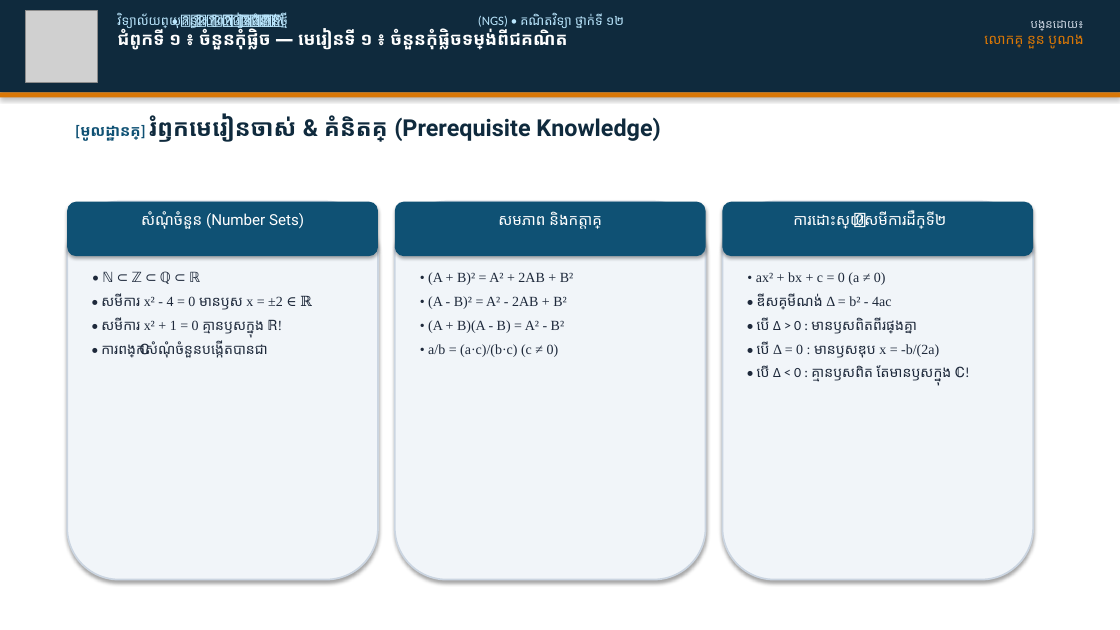
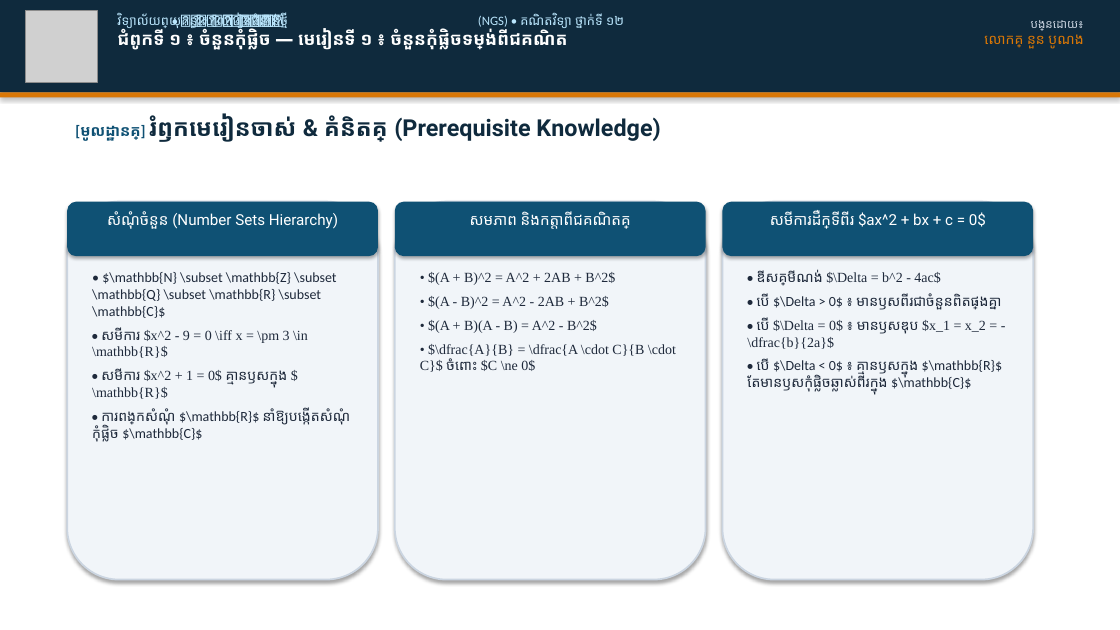
Before and after one commit to nuonbonorng8888-beep/teacher-dashboard, a slide deck: slide 4 of slides/ជំពូកទី១_មេរៀនទី១_ចំនួនកុំផ្លិចទម្រង់ពីជគណិត.pptx (slide 3 before the commit). Drawn at 1120x630 pixels with LibreOffice and Linux fonts; fonts in the diff are those of the drawing; grey boxes stand for pictures. Boxes give left, top, right and bottom in pixels: in the first picture for what was removed or moved away, otherwise in the second. Text is boxed around its words. In the diff, an @@ line names an element or a change of style, - is before the commit and + after.

```diff
--- a/slides/ជំពូកទី១_មេរៀនទី១_ចំនួនកុំផ្លិចទម្រង់ពីជគណិត.pptx
+++ b/slides/ជំពូកទី១_មេរៀនទី១_ចំនួនកុំផ្លិចទម្រង់ពីជគណិត.pptx
@@ text at box(107, 211, 338, 229): text changed @@
-សំណុំចំនួន (Number Sets)
+សំណុំចំនួន (Number Sets Hierarchy)
@@ text at box(470, 211, 854, 229): text changed @@
-សមភាព និងកត្តាគ្រឹះ
+សមភាព និងកត្តាពីជគណិតគ្រឹះ
@@ text at box(770, 211, 986, 229): text changed @@
-ការដោះស្រាយសមីការដឺក្រេទី ២
+សមីការដឺក្រេទីពីរ $ax^2 + bx + c = 0$
@@ text at box(747, 269, 1002, 392): text changed; font Times New Roman to Calibri @@
-• ax² + bx + c = 0 (a ≠ 0)
-• ឌីសគ្រីមីណង់ Δ = b² - 4ac
-• បើ Δ > 0 : មានឫសពិតពីរផ្សេងគ្នា
-• បើ Δ = 0 : មានឫសឌុប x = -b/(2a)
-• បើ Δ < 0 : គ្មានឫសពិត តែមានឫសក្នុង ℂ!
+• ឌីសគ្រីមីណង់ $\Delta = b^2 - 4ac$
+• បើ $\Delta > 0$ ៖ មានឫសពីរជាចំនួនពិតផ្សេងគ្នា
+• បើ $\Delta = 0$ ៖ មានឫសឌុប $x_1 = x_2 = -\dfrac{b}{2a}$
+• បើ $\Delta < 0$ ៖ គ្មានឫសក្នុង $\mathbb{R}$ តែមានឫសកុំផ្លិចឆ្លាស់ពីរក្នុង $\mathbb{C}$
@@ text at box(92, 272, 346, 442): text changed; font Times New Roman to Calibri @@
-• ℕ ⊂ ℤ ⊂ ℚ ⊂ ℝ
-• សមីការ x² - 4 = 0 មានឫស x = ±2 ∈ ℝ
-• សមីការ x² + 1 = 0 គ្មានឫសក្នុង ℝ!
-• ការពង្រីកសំណុំចំនួនបង្កើតបានជា ℂ
+• $\mathbb{N} \subset \mathbb{Z} \subset \mathbb{Q} \subset \mathbb{R} \subset \mathbb{C}$
+• សមីការ $x^2 - 9 = 0 \iff x = \pm 3 \in \mathbb{R}$
+• សមីការ $x^2 + 1 = 0$ គ្មានឫសក្នុង $\mathbb{R}$
+• ការពង្រីកសំណុំ $\mathbb{R}$ នាំឱ្យបង្កើតសំណុំកុំផ្លិច $\mathbb{C}$
@@ text at box(420, 272, 676, 372): text changed @@
-• (A + B)² = A² + 2AB + B²
-• (A - B)² = A² - 2AB + B²
-• (A + B)(A - B) = A² - B²
-• a/b = (a·c)/(b·c) (c ≠ 0)
+• $(A + B)^2 = A^2 + 2AB + B^2$
+• $(A - B)^2 = A^2 - 2AB + B^2$
+• $(A + B)(A - B) = A^2 - B^2$
+• $\dfrac{A}{B} = \dfrac{A \cdot C}{B \cdot C}$ ចំពោះ $C \ne 0$
```
Also in this commit, not shown: 12 other slides changed, 1 slide added, 12 other files.
